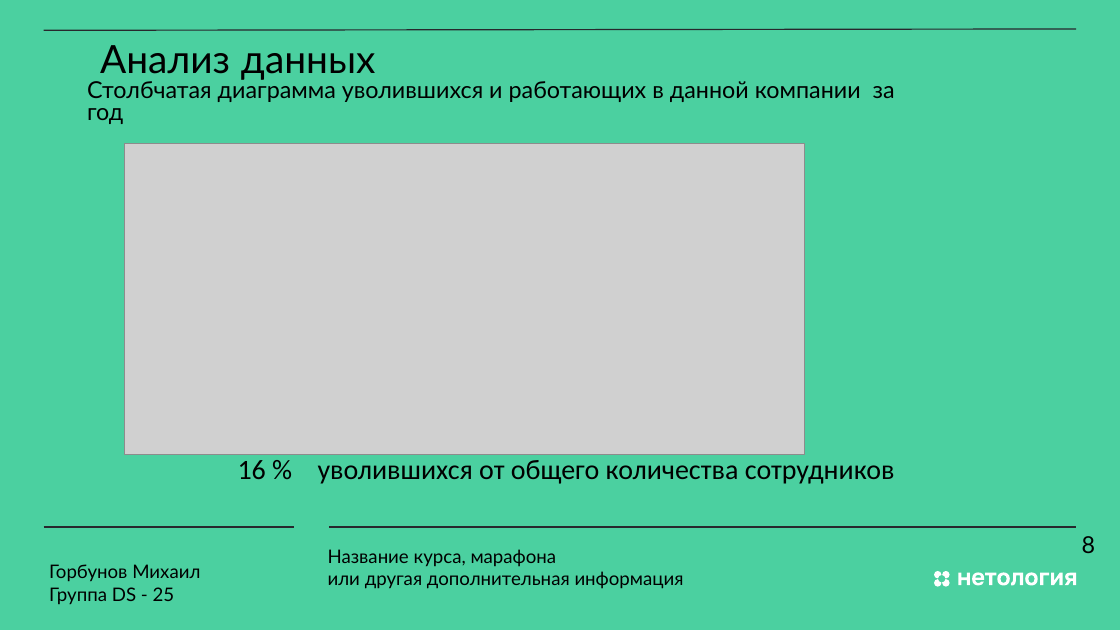
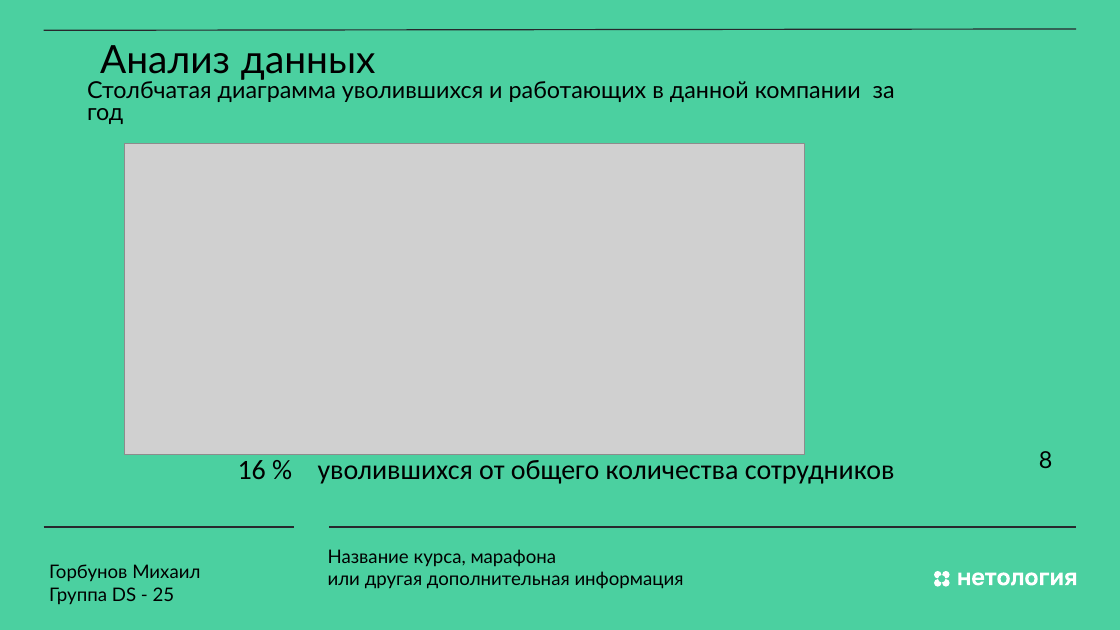
Before and after one commit to MS-max914/MX_2X, a slide deck: slide 8 of Diplom/10_10/Prezent.pptx. Drawn at 1120x630 pixels with LibreOffice and Linux fonts; fonts in the diff are those of the drawing; grey boxes stand for pictures. Boxes give left, top, right and bottom in pixels: in the first picture for what was removed or moved away, otherwise in the second. Text is boxed around its words. In the diff, an @@ line names an element or a change of style, - is before the commit and + after.

```diff
--- a/Diplom/10_10/Prezent.pptx
+++ b/Diplom/10_10/Prezent.pptx
@@ text "8": place and size @@
-text "8" at <box>1082,536,1096,553</box>
+text "8" at <box>1039,451,1053,468</box>
```
Also in this commit, not shown: 11 other slides changed.
